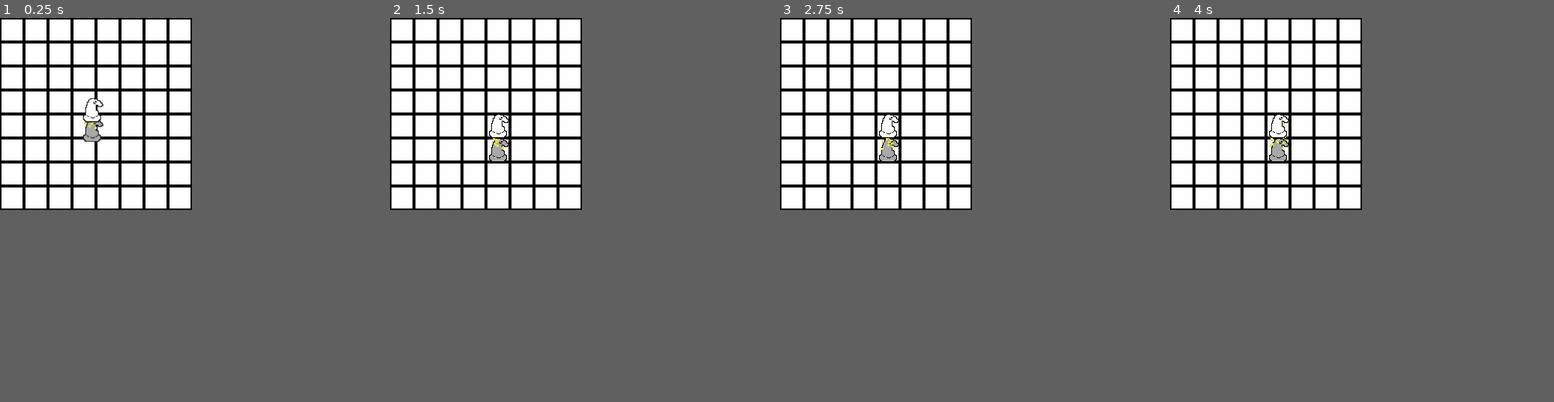
Above: before the commit, frames 1-4 (left to right).
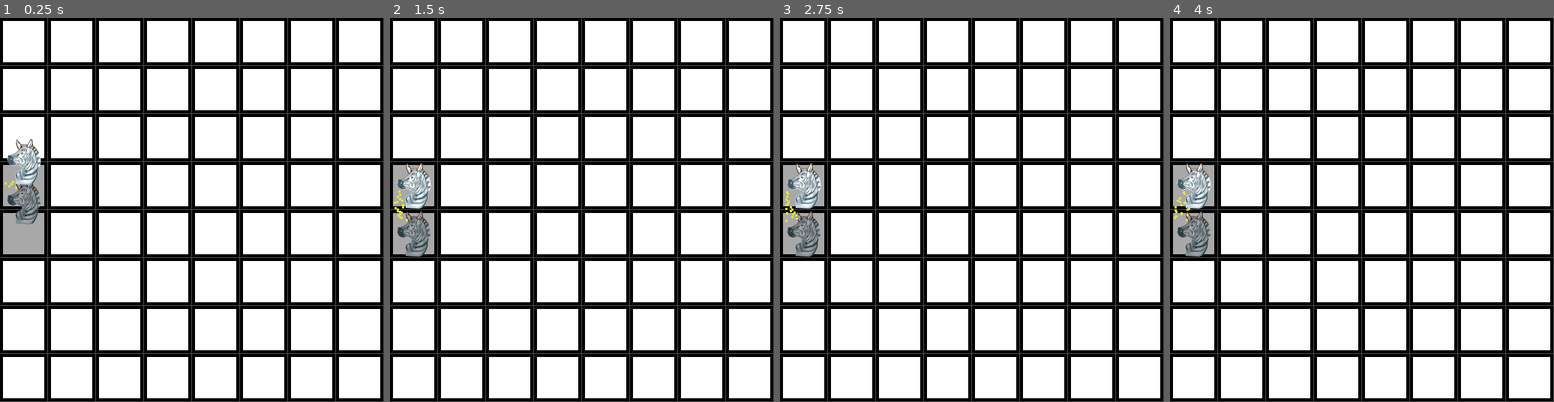
Above: after the commit, the same moments.

Repository: drarbego/caballos-de-ajedrez
Game: Godot game, scene res://Board.tscn
Same seed, same stepped clock (60 frames per second), same inputs: the game is played once before the commit and once after it.
Inputs (mouse positions are in pixels of both pictures, inside the frame that each line leads up to):
- Up to frame 1 (0.25 s): no input
- Up to frame 2 (1.5 s): click (401, 29) at 0.52 s; click (401, 29) at 1.27 s
- Up to frame 3 (2.75 s): click (791, 29) at 2.02 s
- Up to frame 4 (4 s): no input
In our replay, the window is 256x256 before the commit and 512x512 after it. These sizes can differ from the game's own. Grey fills any space a smaller window leaves; there, only what the larger window draws over its background counts as a difference.

The runs differ from the first frame. In frame 1, 29% of the frame differs, in the area x 0-100%, y 0-100%; in frame 2, 29%; in frame 3, 29%; in frame 4, 29%.

Commit message:
WIP add zebras

Diff:
--- a/Board.gd
+++ b/Board.gd
@@ -5,11 +5,10 @@
 
 var board_tiles = Vector2(8, 8)
 
-var black_knight = Knight.instance().init(Color.darkgray)
-var white_knight = Knight.instance().init(Color.white)
+var black_knight = null
+var white_knight = null
 
-var current_piece = black_knight
-
+var current_piece = null
 
 func _ready():
 	for i in board_tiles.y:
@@ -18,14 +17,21 @@
 			tile.connect("pressed", self, "on_tile_pressed")
 			$Tiles.add_child(tile)
 
+	var tile_black = self.get_tile(Vector2(0, 4))
+	self.black_knight = Knight.instance().init(tile_black, Color.darkgray)
 	$Pieces.add_child(self.black_knight)
-	var tile_black = self.get_tile(Vector2(4, 5))
+	self.black_knight.set_tile(tile_black)
 	tile_black.set_piece(self.black_knight)
+
+
+	var tile_white = self.get_tile(Vector2(0, 3))
+	self.white_knight = Knight.instance().init(tile_white, Color.white)
+	$Pieces.add_child(self.white_knight)
+	self.white_knight.set_tile(tile_white)
+	tile_white.set_piece(self.white_knight)
+
+	self.current_piece = self.black_knight
 	self.black_knight.set_active(true)
-
-	$Pieces.add_child(self.white_knight)
-	var tile_white = self.get_tile(Vector2(4, 4))
-	tile_white.set_piece(self.white_knight)
 
 func get_tile(pos: Vector2):
 	var tile_name = str(pos.x) + "_" + str(pos.y)
--- a/Knight.gd
+++ b/Knight.gd
@@ -14,21 +14,24 @@
 	Vector2(-1, -2),
 ]
 
-func init(color):
+func init(_tile, color):
+	self.tile = _tile
 	$Sprite.modulate = color
 	$Particles2D.emitting = false
 
 	return self
+
+# func _ready():
+# 	if self.tile:
+# 		self.tile.consume_tile()
 
 func move_to_tile(tile):
 	$Tween.interpolate_property(self, "position", self.position, tile.position, 0.3)
 	$Tween.start()
 
 func set_tile(_tile):
-	if self.tile:
-		self.tile.consume_tile()
-
 	self.tile = _tile
+	self.tile.consume_tile()
 
 func set_active(active):
 	$Particles2D.emitting = active
--- a/Knight.tscn
+++ b/Knight.tscn
@@ -1,6 +1,6 @@
 [gd_scene load_steps=6 format=2]
 
-[ext_resource path="res://knight.png" type="Texture" id=1]
+[ext_resource path="res://zebra.png" type="Texture" id=1]
 [ext_resource path="res://Knight.gd" type="Script" id=2]
 
 [sub_resource type="Curve" id=1]
@@ -29,6 +29,7 @@
 script = ExtResource( 2 )
 
 [node name="Sprite" type="Sprite" parent="."]
+scale = Vector2( 0.5, 0.5 )
 texture = ExtResource( 1 )
 centered = false
 
--- a/Tile.gd
+++ b/Tile.gd
@@ -1,7 +1,7 @@
 extends Node2D
 
 
-var tile_size = 32
+var tile_size = 64
 var board_pos = Vector2.ZERO
 var current_piece = null
 var is_active = true
--- a/project.godot
+++ b/project.godot
@@ -20,8 +20,8 @@
 
 [display]
 
-window/size/width=256
-window/size/height=256
+window/size/width=512
+window/size/height=512
 
 [physics]
 
Binary file changed: tile.png
Binary file added: zebra.png
